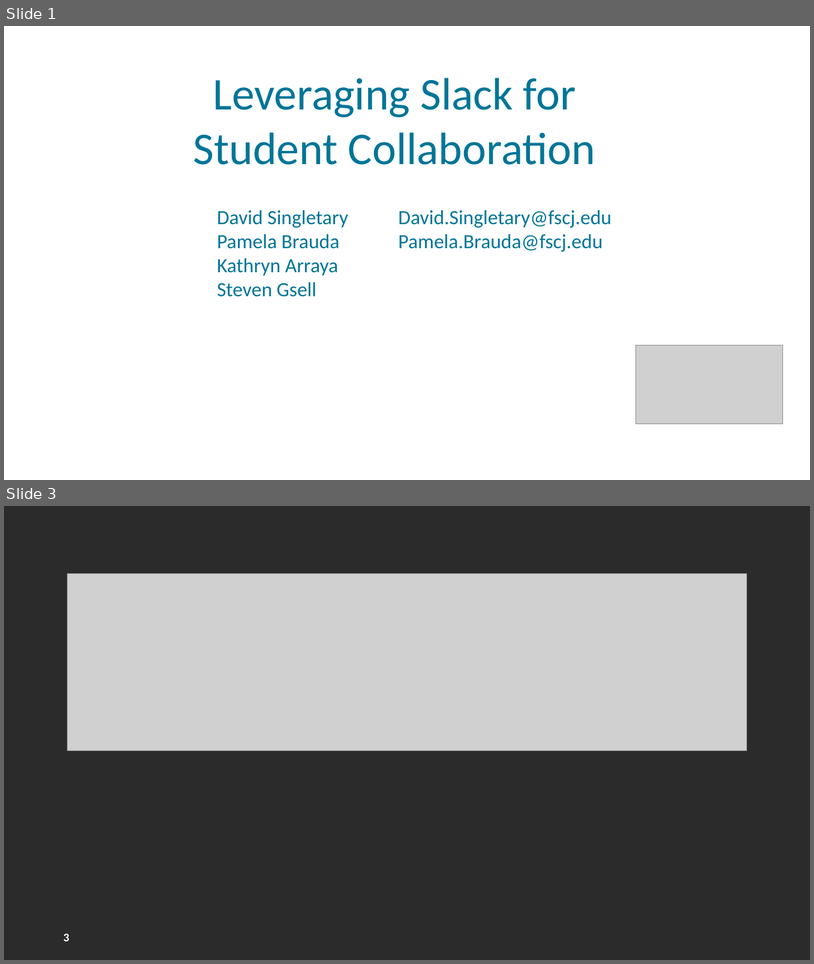
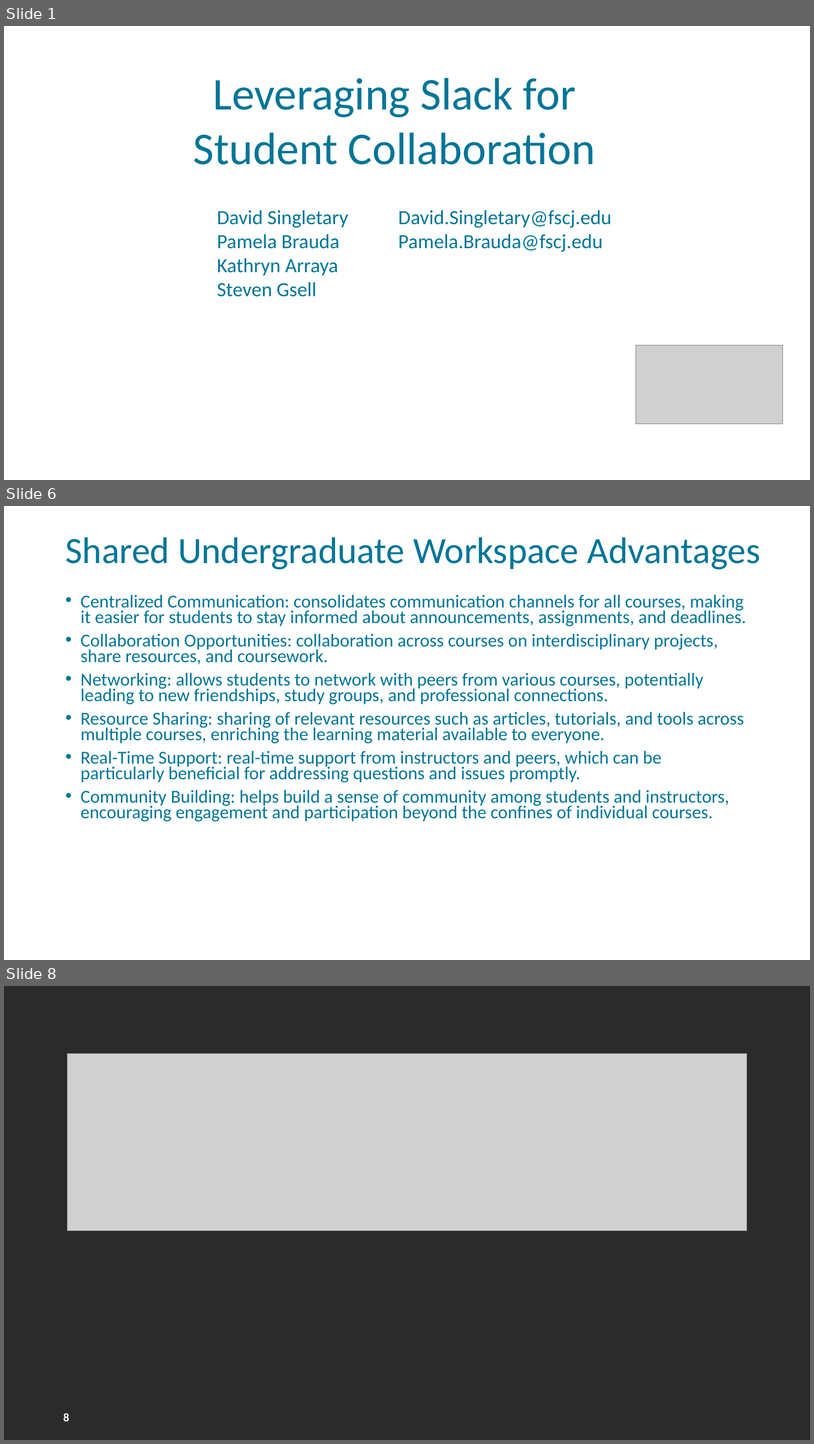
Before and after one commit to FSCJ-FacultyDev/HITEC2024, a slide deck: LeveragingSlackForStudentCollaboration.pptx. Shown one above the other, each under a label of ours: slides 1 and 3 before the commit, slides 1, 6 and 8 after it; the slides between them are not shown. The pictures are 814x964 and 814x1444 pixels, drawn with LibreOffice and Linux fonts; fonts in the diff are those of the drawing; grey boxes stand for pictures; background and template pictures are left out; a plain dark background stands for a picture behind light text. Boxes give left, top, right and bottom in pixels: in the first picture for what was removed or moved away, otherwise in the second. Text is boxed around its words. In the diff, an @@ line names an element or a change of style, - is before the commit and + after.

```diff
--- a/LeveragingSlackForStudentCollaboration.pptx
+++ b/LeveragingSlackForStudentCollaboration.pptx
@@ slide 6 added at (4, 506, 810, 960), background picture (left out); not listed: 1 template element that a slide beside it also shows @@
@@ title added at (65, 537, 761, 570), 44 pt, text #007598 @@
+Shared Undergraduate Workspace Advantages
@@ text added at (81, 595, 746, 822), 21.7 pt, text #007598 @@
+• Centralized Communication: consolidates communication channels for all courses, making it easier for students to stay informed about announcements, assignments, and deadlines.
+• Collaboration Opportunities: collaboration across courses on interdisciplinary projects, share resources, and coursework.
+• Networking: allows students to network with peers from various courses, potentially leading to new friendships, study groups, and professional connections.
+• Resource Sharing: sharing of relevant resources such as articles, tutorials, and tools across multiple courses, enriching the learning material available to everyone.
+• Real-Time Support: real-time support from instructors and peers, which can be particularly beneficial for addressing questions and issues promptly.
+• Community Building: helps build a sense of community among students and instructors, encouraging engagement and participation beyond the confines of individual courses.
@@ what was slide 3 is now slide 8 @@
@@ page number at (63, 1413, 69, 1421): text changed @@
-3
+8
```
Also in this commit, not shown: 1 slide changed, 4 other slides added.
